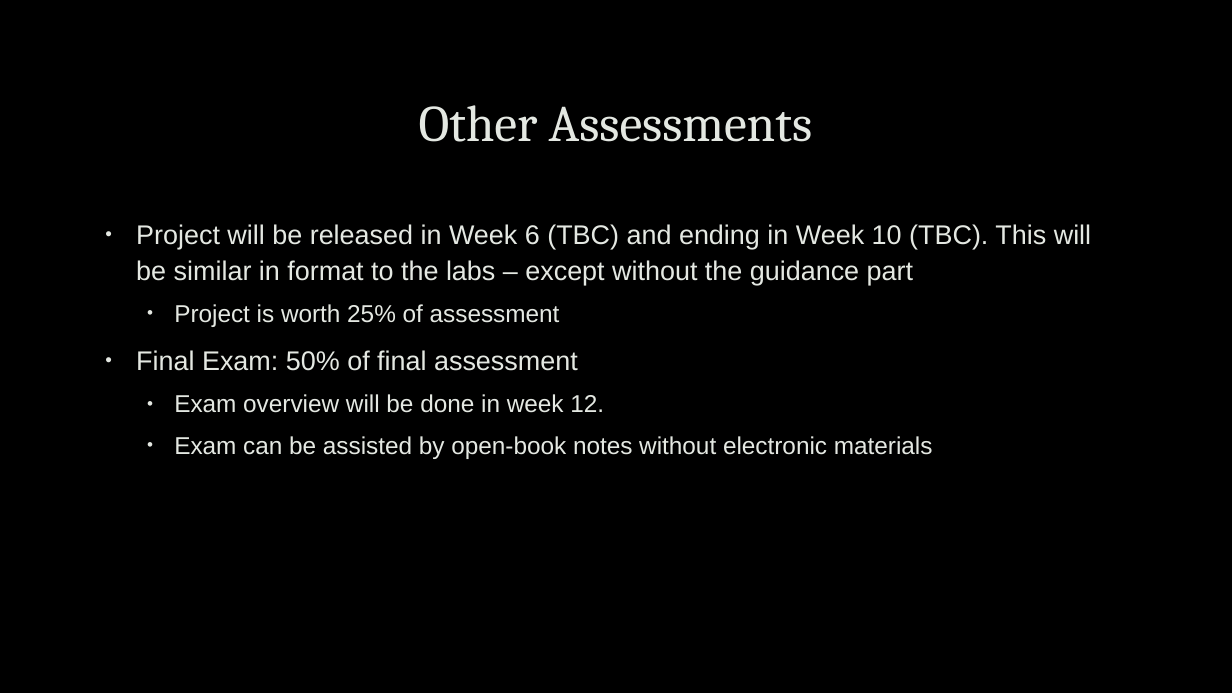
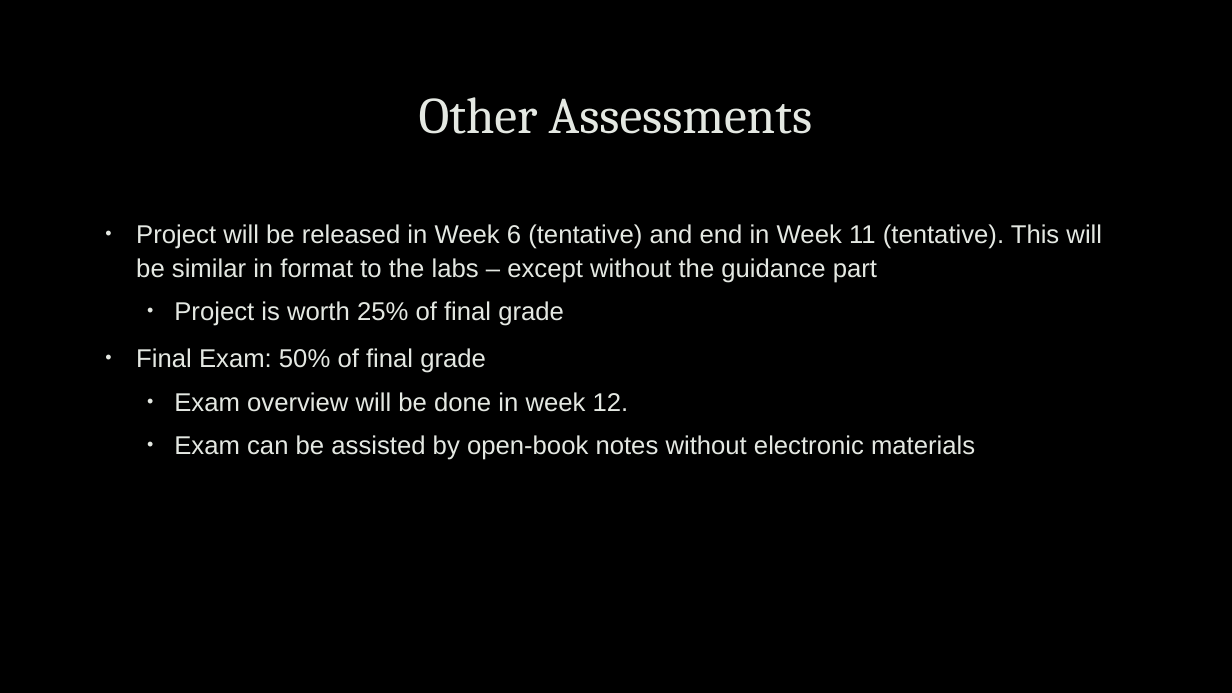
Before and after one commit to uwacyber/cits1003, a slide deck: slide 26 of cits1003-lecture_slides/CITS1003-0 Overview.pptx (slide 25 before the commit). Drawn at 1232x693 pixels with LibreOffice and Linux fonts; fonts in the diff are those of the drawing; background and template pictures are left out. Boxes give left, top, right and bottom in pixels: in the first picture for what was removed or moved away, otherwise in the second. Text is boxed around its words. In the diff, an @@ line names an element or a change of style, - is before the commit and + after.

Commit message:
update overview of week 1

```diff
--- a/cits1003-lecture_slides/CITS1003-0 Overview.pptx
+++ b/cits1003-lecture_slides/CITS1003-0 Overview.pptx
@@ title "Other Assessments" moved from (x1=419, y1=105, x2=812, y2=142) to (x1=419, y1=97, x2=812, y2=134) @@
@@ text at (x1=136, y1=224, x2=1102, y2=373): text changed; size 21 to 20 pt @@
-• Project will be released in Week 6 (TBC) and ending in Week 10 (TBC). This will be similar in format to the labs – except without the guidance part
-  • Project is worth 25% of assessment
-• Final Exam: 50% of final assessment
+• Project will be released in Week 6 (tentative) and end in Week 11 (tentative). This will be similar in format to the labs – except without the guidance part
+  • Project is worth 25% of final grade
+• Final Exam: 50% of final grade
@@ text at (x1=174, y1=392, x2=975, y2=460): size 19 to 20 pt in "Exam overview will be done in week ...", "Exam can be assisted by open-book notes ..." @@
```
Also in this commit, not shown: 29 other slides changed, 1 slide added, 1 slide removed.
